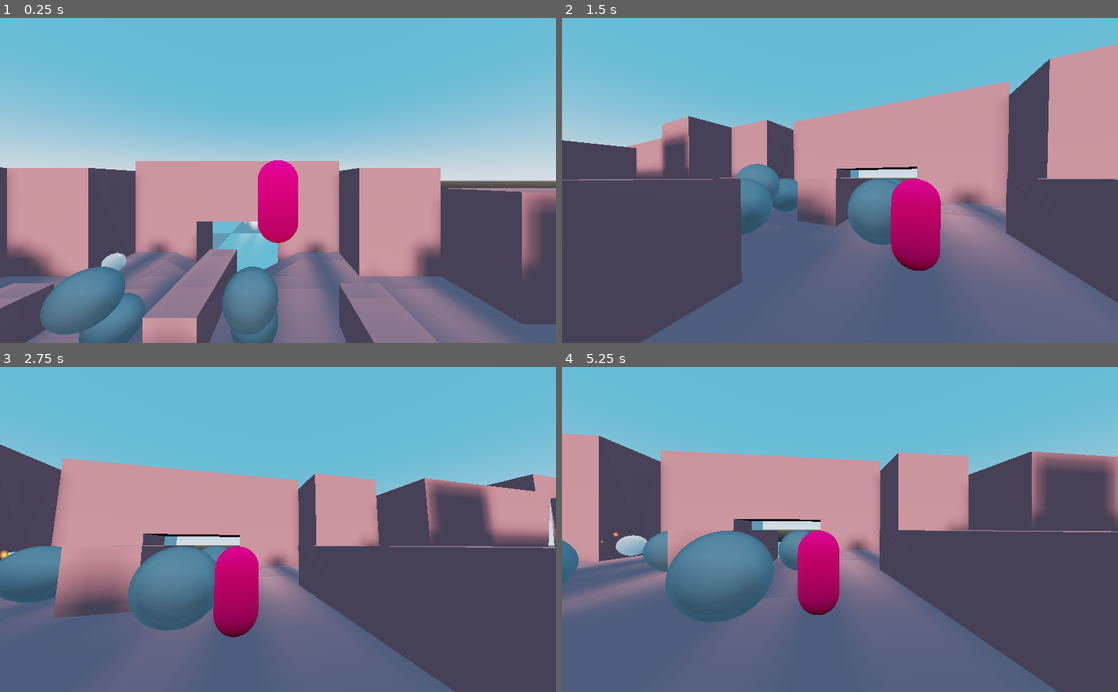
Above: before the commit, frames 1-4 (two rows, left to right).
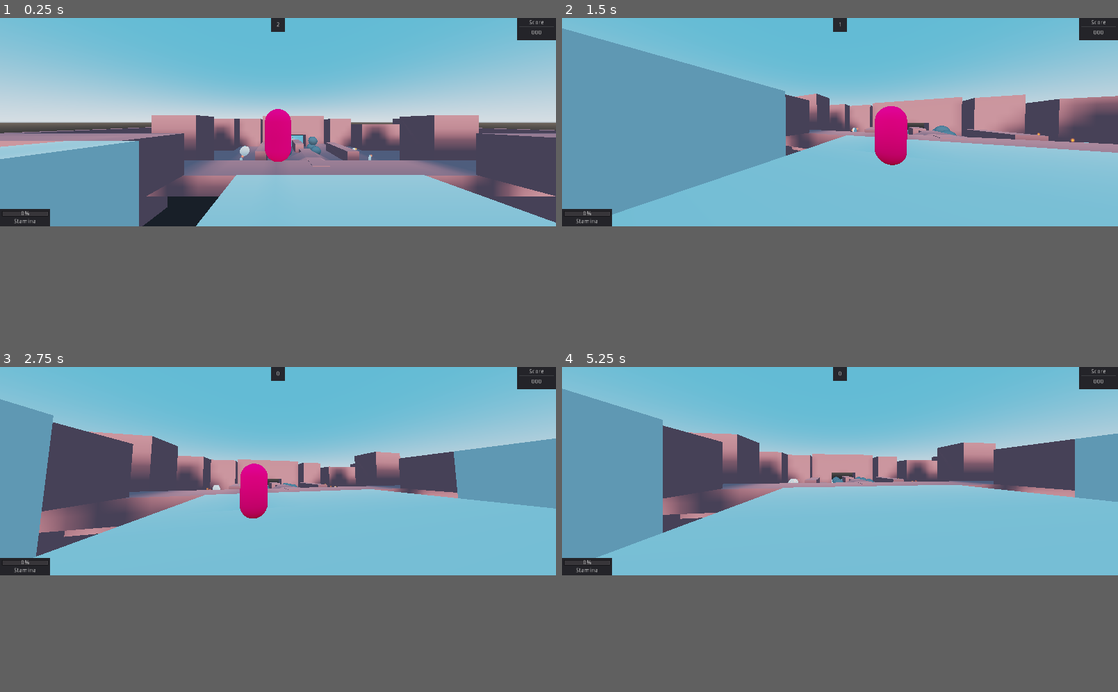
Above: after the commit, the same moments.

Repository: DeerTears/Keep-Away-Game
Game: Godot game, scene res://levels/romping.tscn
Two runs of this game, one before a commit and one after it. Both use one fixed random seed, a clock stepped at 60 frames per second and the inputs below.
Inputs (mouse positions are in pixels of both pictures, inside the frame that each line leads up to):
- Up to frame 1 (0.25 s): no input
- Up to frame 2 (1.5 s): move the mouse to (867, 180) at 0.52 s; move the mouse to (812, 180) at 1.27 s
- Up to frame 3 (2.75 s): move the mouse to (289, 523) at 2.02 s
- Up to frame 4 (5.25 s): move the mouse to (834, 536) at 2.77 s; move the mouse to (878, 532) at 3.52 s; move the mouse to (795, 526) at 4.27 s; move the mouse to (845, 529) at 5.02 s
In our replay, the window is 800x468 before the commit and 800x300 after it. These sizes can differ from the game's own. Grey fills any space a smaller window leaves; there, only what the larger window draws over its background counts as a difference.

The runs differ from the first frame. In frame 1, 74% of the frame differs, in the area x 0-100%, y 0-100%; in frame 2, 70%; in frame 3, 69%; in frame 4, 72%.

Commit message:
add working ui, p0 score, round system

Diff:
--- a/actors/coin.tscn
+++ b/actors/coin.tscn
@@ -125,7 +125,9 @@
 [sub_resource type="QuadMesh" id=12]
 material = SubResource( 11 )
 
-[node name="Coin" type="Spatial"]
+[node name="Coin" type="Spatial" groups=[
+"Coins",
+]]
 script = ExtResource( 1 )
 
 [node name="Area" type="Area" parent="."]
--- a/actors/player.tscn
+++ b/actors/player.tscn
@@ -7,6 +7,7 @@
 [ext_resource path="res://sounds/combat/ow.wav" type="AudioStream" id=5]
 [ext_resource path="res://sounds/combat/hitworld.wav" type="AudioStream" id=6]
 [ext_resource path="res://sounds/combat/teleport.wav" type="AudioStream" id=7]
+[ext_resource path="res://scripts/hud.gd" type="Script" id=9]
 
 [sub_resource type="CapsuleShape" id=1]
 radius = 0.5
@@ -97,5 +98,141 @@
 [node name="Score" type="Sprite3D" parent="KinematicBody"]
 transform = Transform( 1, 0, 0, 0, 1, 0, 0, 0, 1, 0, 2, 0 )
 billboard = 1
+
+[node name="HUD" type="MarginContainer" parent="."]
+anchor_right = 1.0
+anchor_bottom = 1.0
+script = ExtResource( 9 )
+__meta__ = {
+"_edit_use_anchors_": false
+}
+
+[node name="Control" type="Control" parent="HUD"]
+margin_right = 1280.0
+margin_bottom = 480.0
+
+[node name="Timer" type="Panel" parent="HUD/Control"]
+modulate = Color( 1, 1, 1, 0.862745 )
+anchor_left = 0.5
+anchor_right = 0.5
+margin_left = -16.0
+margin_right = 16.0
+margin_bottom = 32.0
+__meta__ = {
+"_edit_use_anchors_": false
+}
+
+[node name="Label" type="Label" parent="HUD/Control/Timer"]
+anchor_right = 1.0
+anchor_bottom = 1.0
+text = "60"
+align = 1
+valign = 1
+clip_text = true
+__meta__ = {
+"_edit_use_anchors_": false
+}
+
+[node name="Stamina" type="Panel" parent="HUD/Control"]
+anchor_top = 1.0
+anchor_bottom = 1.0
+margin_top = -40.0
+margin_right = 116.0
+__meta__ = {
+"_edit_use_anchors_": false
+}
+
+[node name="MarginContainer" type="MarginContainer" parent="HUD/Control/Stamina"]
+anchor_right = 1.0
+anchor_bottom = 1.0
+custom_constants/margin_right = 4
+custom_constants/margin_top = 4
+custom_constants/margin_left = 4
+custom_constants/margin_bottom = 4
+__meta__ = {
+"_edit_use_anchors_": false
+}
+
+[node name="VBoxContainer" type="VBoxContainer" parent="HUD/Control/Stamina/MarginContainer"]
+margin_left = 4.0
+margin_top = 4.0
+margin_right = 112.0
+margin_bottom = 36.0
+__meta__ = {
+"_edit_use_anchors_": false
+}
+
+[node name="ProgressBar" type="ProgressBar" parent="HUD/Control/Stamina/MarginContainer/VBoxContainer"]
+margin_right = 108.0
+margin_bottom = 14.0
+
+[node name="Label" type="Label" parent="HUD/Control/Stamina/MarginContainer/VBoxContainer"]
+margin_top = 18.0
+margin_right = 108.0
+margin_bottom = 32.0
+text = "Stamina"
+align = 1
+valign = 1
+
+[node name="Score" type="Panel" parent="HUD/Control"]
+anchor_left = 1.0
+anchor_right = 1.0
+margin_left = -89.0
+margin_bottom = 51.0
+__meta__ = {
+"_edit_use_anchors_": false
+}
+
+[node name="MarginContainer" type="MarginContainer" parent="HUD/Control/Score"]
+anchor_right = 1.0
+anchor_bottom = 1.0
+custom_constants/margin_right = 4
+custom_constants/margin_top = 4
+custom_constants/margin_left = 4
+custom_constants/margin_bottom = 4
+__meta__ = {
+"_edit_use_anchors_": false
+}
+
+[node name="VBox" type="VBoxContainer" parent="HUD/Control/Score/MarginContainer"]
+margin_left = 4.0
+margin_top = 4.0
+margin_right = 85.0
+margin_bottom = 47.0
+custom_constants/separation = 0
+__meta__ = {
+"_edit_use_anchors_": false
+}
+
+[node name="Title" type="Label" parent="HUD/Control/Score/MarginContainer/VBox"]
+margin_right = 81.0
+margin_bottom = 14.0
+size_flags_horizontal = 3
+size_flags_vertical = 5
+text = "Score"
+align = 1
+valign = 1
+__meta__ = {
+"_edit_use_anchors_": false
+}
+
+[node name="HSeparator" type="HSeparator" parent="HUD/Control/Score/MarginContainer/VBox"]
+margin_top = 14.0
+margin_right = 81.0
+margin_bottom = 18.0
+
+[node name="Label" type="Label" parent="HUD/Control/Score/MarginContainer/VBox"]
+margin_top = 18.0
+margin_right = 81.0
+margin_bottom = 43.0
+size_flags_horizontal = 3
+size_flags_vertical = 7
+text = "000"
+align = 1
+valign = 1
+clip_text = true
+__meta__ = {
+"_edit_use_anchors_": false
+}
 [connection signal="area_entered" from="KinematicBody/ItemGrabber" to="KinematicBody" method="_on_ItemGrabber_area_entered"]
 [connection signal="timeout" from="KinematicBody/AttackWindup" to="KinematicBody" method="_on_AttackWindup_timeout"]
--- a/levels/romping.tscn
+++ b/levels/romping.tscn
@@ -357,6 +357,18 @@
 [node name="SpawnLocations" parent="." instance=ExtResource( 5 )]
 transform = Transform( 1, 0, 0, 0, 1, 0, 0, 0, 1, 0, 3, 0 )
 
+[node name="Player0" parent="SpawnLocations" index="0"]
+transform = Transform( 1, 0, 0, 0, 1, 0, 0, 0, 1, -5, 0, 18 )
+
+[node name="Player1" parent="SpawnLocations" index="1"]
+transform = Transform( 1, 0, 0, 0, 1, 0, 0, 0, 1, -26, 4, 14 )
+
+[node name="Player2" parent="SpawnLocations" index="2"]
+transform = Transform( 1, 0, 0, 0, 1, 0, 0, 0, 1, 19, -2, 0 )
+
+[node name="Player3" parent="SpawnLocations" index="3"]
+transform = Transform( 1, 0, 0, 0, 1, 0, 0, 0, 1, 12, -2, -5 )
+
 [node name="Player2" parent="." instance=ExtResource( 1 )]
 transform = Transform( 1, 0, 0, 0, 1, 0, 0, 0, 1, 0, 3, 0 )
 player_number = 1
--- a/project.godot
+++ b/project.godot
@@ -27,6 +27,11 @@
 
 gdscript/warnings/narrowing_conversion=false
 gdscript/warnings/return_value_discarded=false
+
+[display]
+
+window/size/width=1280
+window/size/height=480
 
 [input]
 
--- a/scripts/coin.gd
+++ b/scripts/coin.gd
@@ -40,7 +40,6 @@
 			model.scale = Vector3.ONE * 0.65
 		qualities.GOLD:
 			model.scale = Vector3.ONE * 1
-	print(coin_quality)
 
 func collect():
 	area.monitorable = false
--- /dev/null
+++ b/scripts/hud.gd
@@ -0,0 +1,13 @@
+extends Control
+
+onready var timer_label = $Control/Timer/Label
+onready var score_label = $Control/Score/MarginContainer/VBox/Label
+onready var stamina_bar = $Control/Stamina/MarginContainer/VBoxContainer/ProgressBar
+
+func _process(_delta):
+	if GameInfo.is_stopped():
+		return
+	timer_label.text = "%d" % [GameInfo.time_left]
+
+func update_score(amount:int):
+	score_label.text = "%03d" % [amount]
--- a/scripts/playermove.gd
+++ b/scripts/playermove.gd
@@ -1,31 +1,9 @@
 extends KinematicBody
 
+signal score_changed
 # overview:
 
-# VARIABLES
-# looking, attacking
-# timers
-# sounds
-# controller settings
-# combat statistics
-# movement statistics
-# character controller vars
-# movement checks
-
-# CALLBACKS
-# ready, init
-# callbacks for timers
-# callbacks for entering areas
-# looking, attack input
-
-# PHYSICS PROCESS
-# jumping, on ground
-# walking
-# attacking
-# momentum
-# finalization
-
-# FUNCTIONS
+# NON-STANDARD FUNCTIONS
 # playing impact sounds
 # teleporting self
 # dying, living
@@ -45,8 +23,8 @@
 onready var sound_hitworld = $Sounds/HitWorld
 onready var sound_teleport = $Sounds/Teleport
 
-export var controlling_player: int = 0
-export var look_sensitivity = 0.5
+export var player_number: int = 0
+export var look_sensitivity = 0.4
 var look_device = InputEventMouseMotion # todo: test with Joypads
 
 # combat statistics
@@ -65,7 +43,7 @@
 # character controller vars
 var movement = Vector3()
 var direction = Vector3()
-var velocity = Vector3()
+#var velocity = Vector3()
 var h_velocity = Vector3()
 var gravity_vec = Vector3()
 var translate_offset = Vector3()
@@ -82,7 +60,7 @@
 	translate_offset = Vector3(0,camera_height,0)
 	attack_windup.wait_time = attack_windup_time
 	attack_cooldown.wait_time = attack_cooldown_time
-	teleport(GameInfo.get_my_respawn_location(controlling_player))
+	teleport(GameInfo.get_my_respawn_location(player_number), true)
 
 func _on_AttackWindup_timeout():
 	if attack_cooldown.is_stopped():
@@ -91,25 +69,28 @@
 		attacking = false
 		attack_cooldown.start()
 
+
+
 func _on_ItemGrabber_area_entered(area):
 	if "coin_quality" in area.get_parent():
 		area.get_parent().collect()
-		GameInfo.add_score(controlling_player, area.get_parent().coin_quality)
+		emit_signal("score_changed", area.get_parent().coin_quality)
 		return
+
 	if area.get_parent().name == "Pits":
-		teleport(GameInfo.get_my_respawn_location(controlling_player))
+		teleport(GameInfo.get_my_respawn_location(player_number), false)
 		"use of pits name successful!"
 		return
 	if area.get_collision_layer() == 2147483776: # hit death barrier area
-		teleport(GameInfo.get_my_respawn_location(controlling_player))
+		teleport(GameInfo.get_my_respawn_location(player_number), false)
 
 func _input(event):
-	if event is look_device and movement_enabled: # todo: test with Joypads
+	if event is look_device: # todo: test with Joypads
 		rotate_y(deg2rad(-event.relative.x * look_sensitivity))
 		head.rotate_x(deg2rad(-event.relative.y * look_sensitivity))
 		head.rotation.x = clamp(head.rotation.x, deg2rad(-90), deg2rad(90))
-	if attack_cooldown.is_stopped() and attack_windup.is_stopped():
-		if event.is_action_pressed("attack_%s" % [controlling_player]):
+	if attack_cooldown.is_stopped() and attack_windup.is_stopped() and movement_enabled:
+		if event.is_action_pressed("attack_%s" % [player_number]):
 			attack_windup.start()
 			sound_swoosh.play()
 
@@ -121,17 +102,17 @@
 		gravity_vec += Vector3.DOWN * gravity * delta
 	else:
 		gravity_vec = Vector3.ZERO
-	if Input.is_action_pressed("jump_%s" % [controlling_player]) and is_on_floor() and movement_enabled:
+	if Input.is_action_pressed("jump_%s" % [player_number]) and is_on_floor() and movement_enabled:
 		gravity_vec = Vector3.UP * jump
 
 	# walking
-	if Input.is_action_pressed("fwd_%s" % [controlling_player]):
+	if Input.is_action_pressed("fwd_%s" % [player_number]):
 		direction -= transform.basis.z
-	if Input.is_action_pressed("back_%s" % [controlling_player]):
+	if Input.is_action_pressed("back_%s" % [player_number]):
 		direction += transform.basis.z
-	if Input.is_action_pressed("left_%s" % [controlling_player]):
+	if Input.is_action_pressed("left_%s" % [player_number]):
 		direction -= transform.basis.x
-	if Input.is_action_pressed("right_%s" % [controlling_player]):
+	if Input.is_action_pressed("right_%s" % [player_number]):
 		direction += transform.basis.x
 	if movement_enabled:
 		direction = direction.normalized()
@@ -181,9 +162,12 @@
 			sound_hitworld.pitch_scale = random_pitch
 			sound_hitworld.play()
 
-func teleport(target:Vector3):
+func teleport(target:Vector3, silent:bool):
 	transform.origin = target
+	gravity_vec = Vector3.ZERO # resets previous pushes/gravity
 	yield(get_tree(),"idle_frame")
+	if silent:
+		return
 	sound_teleport.play()
 
 func die():
--- a/scripts/playerstats.gd
+++ b/scripts/playerstats.gd
@@ -1,10 +1,11 @@
 extends Spatial
 
-# refactor: simplify so this script can be removed
-# any time this script/node is referenced, have the calling object find this node, go one level deeper to the kinematicbody, and call the body instead
+# this script handles recieving group calls, input device changes, and updating the hud when appropriate
 
 onready var kinematic = $KinematicBody
 onready var model = $KinematicBody/MeshInstance
+onready var hud = $HUD
+
 export var player_number: int = 0
 
 var detected_devices = [
@@ -14,17 +15,26 @@
 
 func _ready():
 	# refactor: simplify, either mouse or joypad, this is a 2-player game
-	kinematic.controlling_player = player_number # todo: test with Joypads
+	kinematic.player_number = player_number # todo: test with Joypads
 	kinematic.look_device = detected_devices[player_number]
 	Input.set_mouse_mode(Input.MOUSE_MODE_CAPTURED)
+	kinematic.connect("score_changed",self,"change_score")
+
+func change_score(amount:int): # refactor: unify "change" vs. "set"
+	GameInfo.add_score(player_number, amount)
+	hud.update_score(GameInfo.p0_score)
+
+func reset_score_label():
+	hud.update_score(0)
 
 func update_player_number(number:int):
 	# refactor: simplify, either mouse or joypad
 	player_number = number
-	kinematic.controlling_player = number
+	kinematic.player_number = number
 
-func disable_input():
-	kinematic.movement_enabled = false
+func enable_movement(_true:bool):
+	kinematic.movement_enabled = _true
 
-func enable_input():
-	kinematic.movement_enabled = true
+func respawn():
+	var target = GameInfo.get_my_respawn_location(player_number)
+	kinematic.teleport(target, false)
--- a/scripts/singletons/gameinfo.gd
+++ b/scripts/singletons/gameinfo.gd
@@ -1,17 +1,10 @@
-extends Node
-# consider: extend a timer, when we run ourselves, we provide the amount of time_left to every other node in the scene
+extends Timer
 
-# scoring
-
-var p0_score: int = 0
-var p1_score: int = 0
-var p2_score: int = 0
-var p3_score: int = 0
+# using Timer to allow global access of time_left property, yield and create_timer is still used to handle the state machine
 
 # respawning
-# tells every player where they should respawn when they call get_my_respawn_location(controlling_player)
 
-# pre-emptive debug: if player teleports always == Vector3.ZERO, then SpawnLocations.tscn is missing from the level
+# tip: if a player teleports to 0,0,0, then SpawnLocations.tscn and its children are missing from the level
 
 var p0_respawn_location = Vector3.ZERO
 var p1_respawn_location = Vector3.ZERO
@@ -27,8 +20,7 @@
 	print("Error, could not find player number to teleport")
 	return Vector3.ZERO
 
-# gamestate machine
-# manages timers and such
+# statemachine
 
 enum GameStates {
 	LOADING,
@@ -40,35 +32,64 @@
 
 var current_gamestate: int = GameStates.LOADING
 
-var time_warmup: float = 5.0
-var time_countdown: float = 3.0
-var time_started: float = 60.0
-var time_postgame: float = 10.0
+var warmup_time: float = 3.0
+var countdown_time: float = 3.0
+var round_time: float = 5.0
+var postgame_time: float = 10.0
+func _ready():
+	set_autostart(false)
+	set_one_shot(true)
+	switch_gamestate(GameStates.WARMUP)
 
-func switch_gamestate(state:int):
+func switch_gamestate(state:int): # self-contained and recursive
 	match state:
 		GameStates.LOADING:
-			pass
+			print("Loading...")
 		GameStates.WARMUP:
 			reset_scores()
-			yield(get_tree().create_timer(time_warmup),"timeout")
+			print("Warming up...")
+			start(warmup_time) # not needed for state machine. this timer is used so other objects can see time_left on the yield's timer below
+			yield(get_tree().create_timer(warmup_time),"timeout")
 			switch_gamestate(GameStates.COUNTDOWN)
 		GameStates.COUNTDOWN:
-			yield(get_tree().create_timer(time_countdown),"timeout")
+			print("Ready...")
+			get_tree().call_group("Players","respawn")
+			get_tree().call_group("Players","enable_movement",false)
+			start(countdown_time)
+			yield(get_tree().create_timer(countdown_time),"timeout")
 			switch_gamestate(GameStates.STARTED)
 		GameStates.STARTED:
-			yield(get_tree().create_timer(time_started),"timeout")
+			print_debug("Go!")
+			get_tree().call_group("Players","enable_movement",true)
+			start(round_time)
+			yield(get_tree().create_timer(round_time),"timeout")
 			switch_gamestate(GameStates.POSTGAME)
 		GameStates.POSTGAME:
+			print("Finish!")
 			determine_winner()
-			yield(get_tree().create_timer(time_postgame),"timeout")
+			yield(get_tree().create_timer(postgame_time),"timeout")
 			switch_gamestate(GameStates.WARMUP)
+	current_gamestate = state # so other objects can read the current state
+
+# scoring
+
+var p0_score: int = 0
+var p1_score: int = 0
+var p2_score: int = 0
+var p3_score: int = 0
+
+var player_scores = [ # todo, make the above variables condensed and easier to access variably
+	0,
+	0,
+	0,
+	0,
+]
 
 func determine_winner():
 	if p0_score > p1_score:
-		print("p0 is winner!")
+		print("p0 is the winner!")
 	if p1_score > p0_score:
-		print("p1 is winner!")
+		print("p1 is the winner!")
 	if p1_score == p0_score:
 		print("it's a tie!")
 
@@ -86,3 +107,5 @@
 	p1_score = 0
 	p2_score = 0
 	p3_score = 0
+	print("All scores reset.")
+	get_tree().call_group("Players", "reset_score_label")
--- /dev/null
+++ b/scripts/ui.gd
@@ -0,0 +1,12 @@
+extends Control
+
+onready var timer_label = $Timer/Label
+onready var score_label = $Score/MarginContainer/VBox/Label
+
+func _process(_delta):
+	if GameInfo.is_stopped():
+		return
+	timer_label.text = "%d" % [GameInfo.time_left]
+
+func update_score(amount:int):
+	score_label.text = "%03d" % [amount]
Not shown: 1 places in actors/player.tscn that only renumber resources
